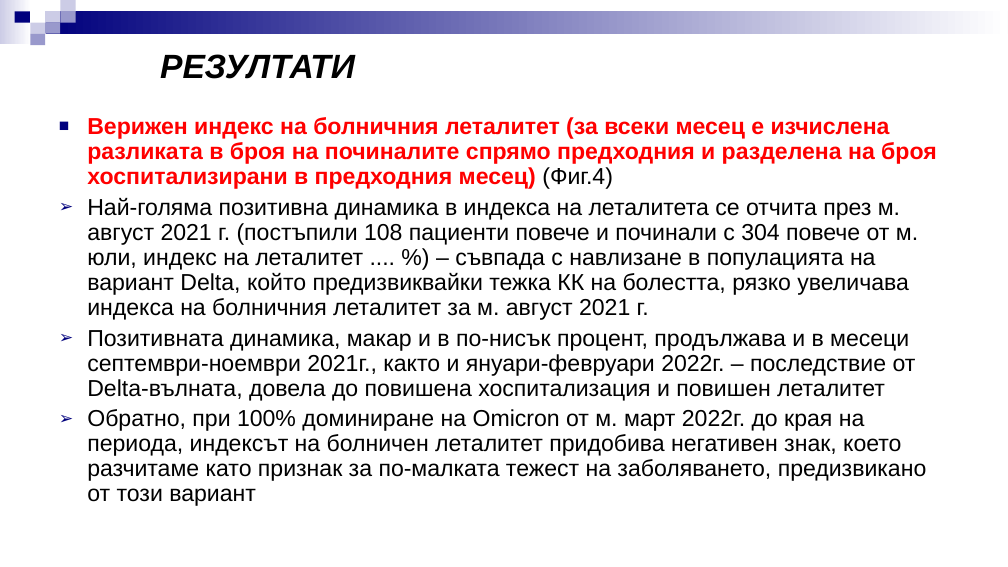
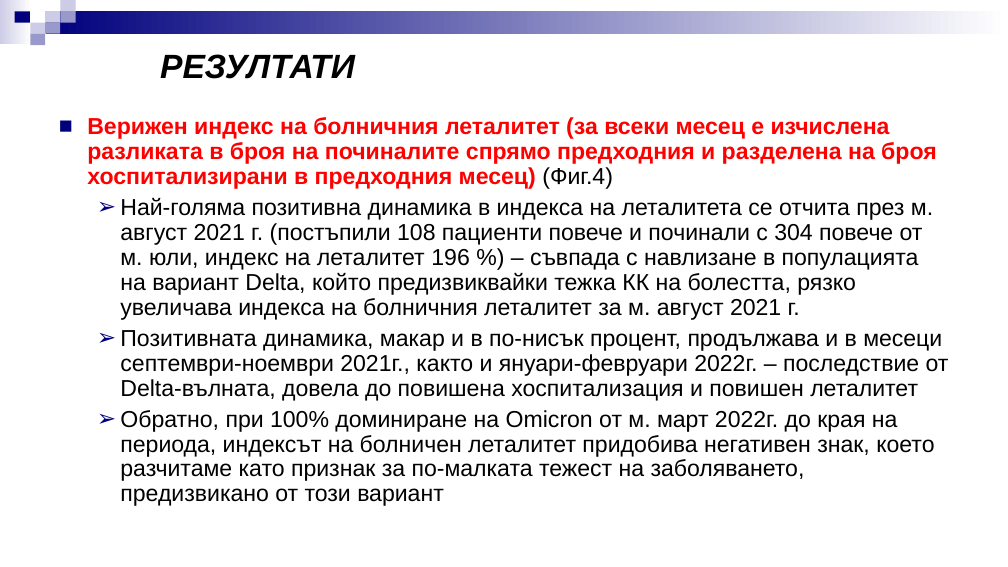
Before and after one commit to kostadinoff/2022-09-15_atanasova_bam, a slide deck: slide 15 of docs/ОМИКРОН-успокоение или предизвикателство-БАМ 2022.ppt. Drawn at 1008x567 pixels with LibreOffice and Linux fonts; fonts in the diff are those of the drawing. Boxes give left, top, right and bottom in pixels: in the first picture for what was removed or moved away, otherwise in the second. Text is boxed around its words. In the diff, an @@ line names an element or a change of style, - is before the commit and + after.

```diff
--- a/docs/ОМИКРОН-успокоение или предизвикателство-БАМ 2022.ppt
+++ b/docs/ОМИКРОН-успокоение или предизвикателство-БАМ 2022.ppt
@@ text at (87, 117, 949, 506): list level 1 to 2 in "Позитивната динамика, макар и в ..."; list level 1 to 2 in "Обратно, при 100% доминиране на ..." @@
@@ text at (120, 198, 933, 320): text changed @@
-➢ Най-голяма позитивна динамика в индекса на леталитета се отчита през м. август 2021 г. (постъпили 108 пациенти повече и починали с 304 повече от м. юли, индекс на леталитет .... %) – съвпада с навлизане в популацията на вариант Delta, който предизвиквайки тежка КК на болестта, рязко увеличава индекса на болничния леталитет за м. август 2021 г.
+  ➢ Най-голяма позитивна динамика в индекса на леталитета се отчита през м. август 2021 г. (постъпили 108 пациенти повече и починали с 304 повече от м. юли, индекс на леталитет 196 %) – съвпада с навлизане в популацията на вариант Delta, който предизвиквайки тежка КК на болестта, рязко увеличава индекса на болничния леталитет за м. август 2021 г.
```
Also in this commit, not shown: 18 other slides changed, 3 slides added, 2 slides removed, 5 other files.
